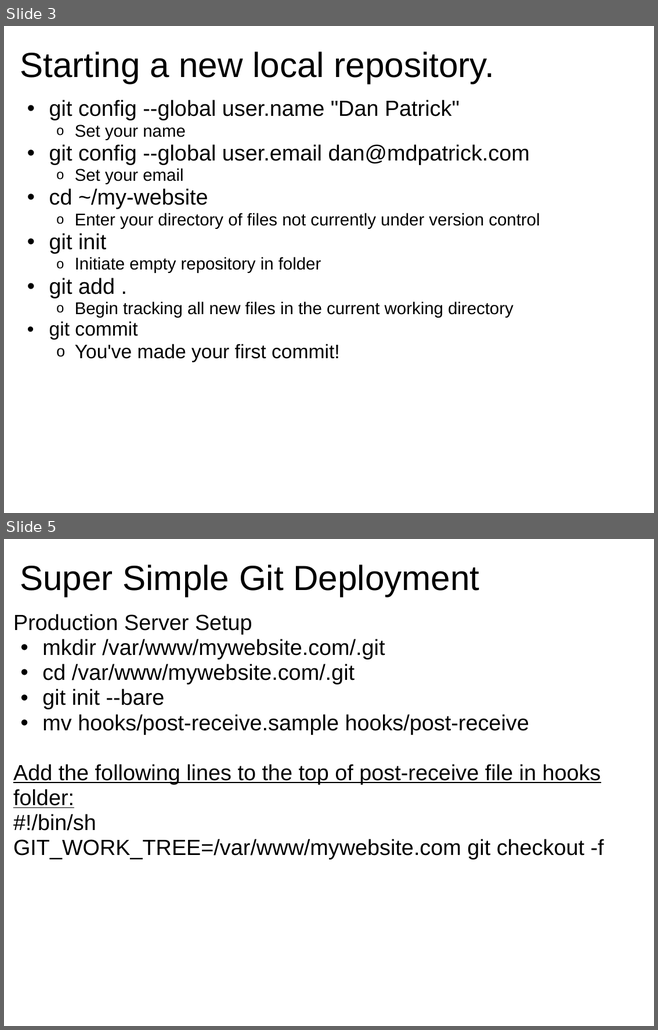
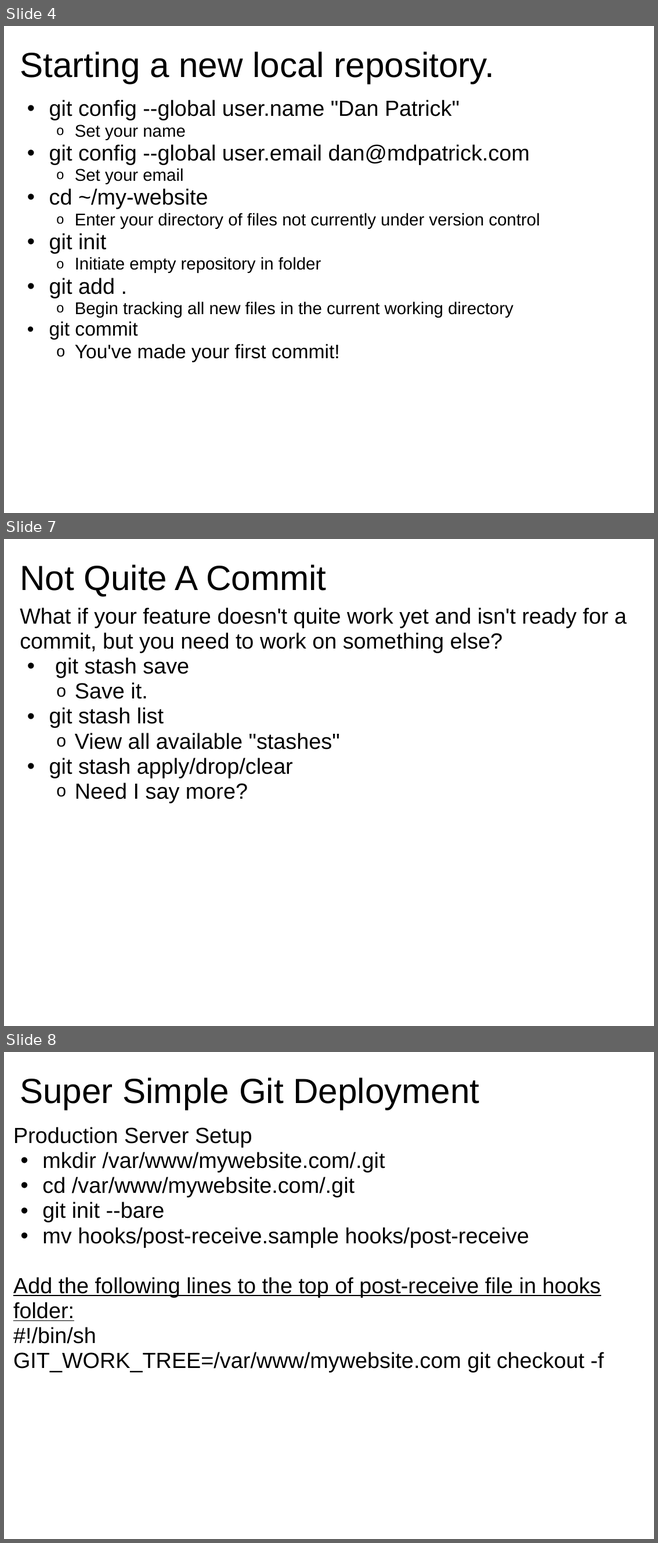
Before and after one commit to mdpatrick/git-primer, a slide deck: git-primer.ppt. Shown one above the other, each under a label of ours: slides 3 and 5 before the commit, slides 4, 7 and 8 after it; the slides between them are not shown. The pictures are 658x1030 and 658x1543 pixels, drawn with LibreOffice and Linux fonts; fonts in the diff are those of the drawing. Boxes give left, top, right and bottom in pixels: in the first picture for what was removed or moved away, otherwise in the second. Text is boxed around its words. In the diff, an @@ line names an element or a change of style, - is before the commit and + after.

```diff
--- a/git-primer.ppt
+++ b/git-primer.ppt
@@ slide 7 added at (4,539,654,1026), background #FFFFFF @@
@@ title added at (20,565,326,596), 43 pt, text #000000 @@
+Not Quite A Commit
@@ text added at (20,607,626,803), 27 pt, text #000000 @@
+What if your feature doesn't quite work yet and isn't ready for a commit, but you need to work on something else?
+  • git stash save
+    o Save it.
+  • git stash list
+    o View all available "stashes"
+  • git stash apply/drop/clear
+    o Need I say more?
@@ what was slide 3 is now slide 4 @@
@@ what was slide 5 is now slide 8 @@
```
Also in this commit, not shown: 2 other slides added.
